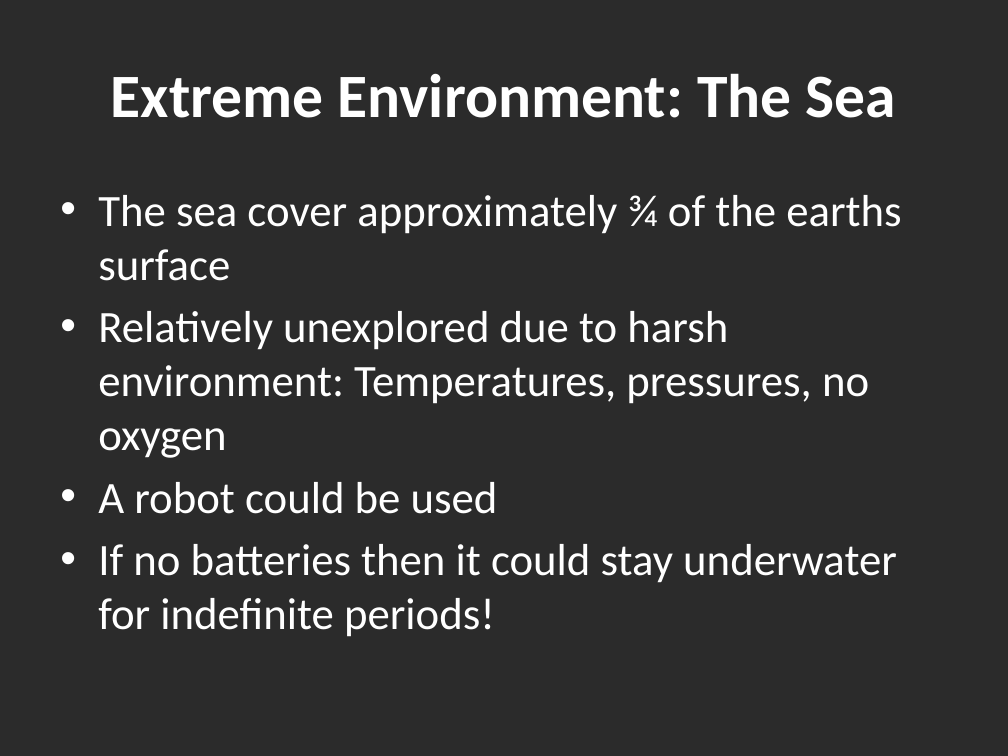
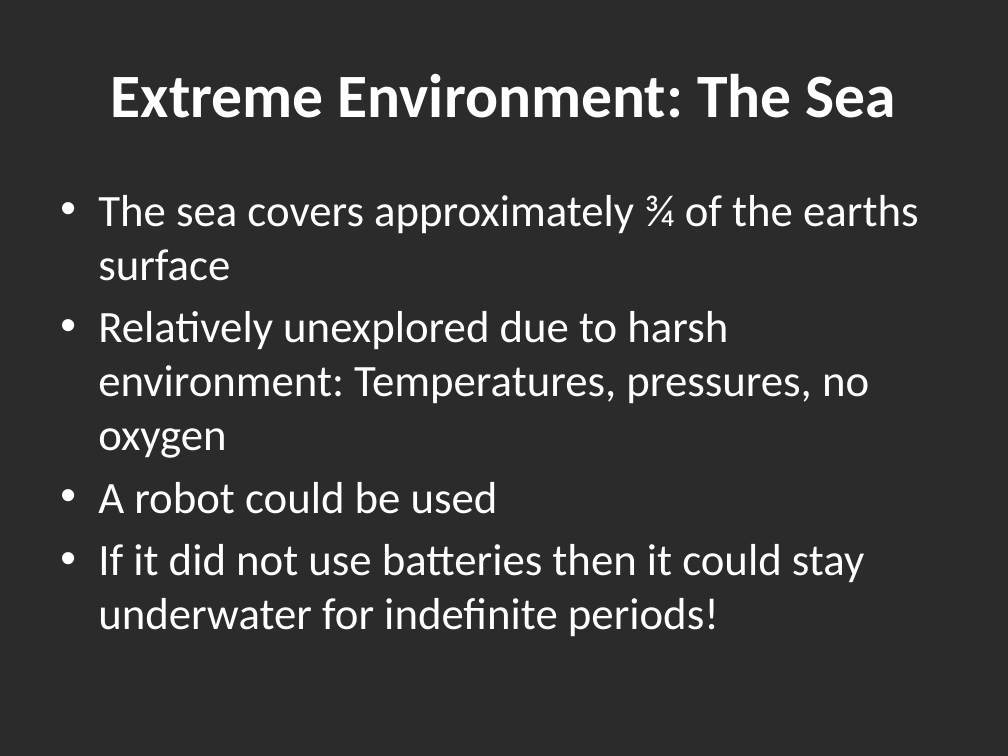
Before and after one commit to mickeyboss123/enel427, a slide deck: slide 3 of nmr26project3rdpro-12.pptx. Drawn at 1008x756 pixels with LibreOffice and Linux fonts; fonts in the diff are those of the drawing; background and template pictures are left out; a plain dark background stands for a picture behind light text. Boxes give left, top, right and bottom in pixels: in the first picture for what was removed or moved away, otherwise in the second. Text is boxed around its words. In the diff, an @@ line names an element or a change of style, - is before the commit and + after.

```diff
--- a/nmr26project3rdpro-12.pptx
+++ b/nmr26project3rdpro-12.pptx
@@ text at [98, 195, 918, 281]: text changed @@
-• The sea cover approximately ¾ of the earths surface
+• The sea covers approximately ¾ of the earths surface
@@ text at [98, 544, 864, 637]: text changed @@
-• If no batteries then it could stay underwater for indefinite periods!
+• If it did not use batteries then it could stay underwater for indefinite periods!
```
Also in this commit, not shown: 6 other slides changed, 1 other file.
